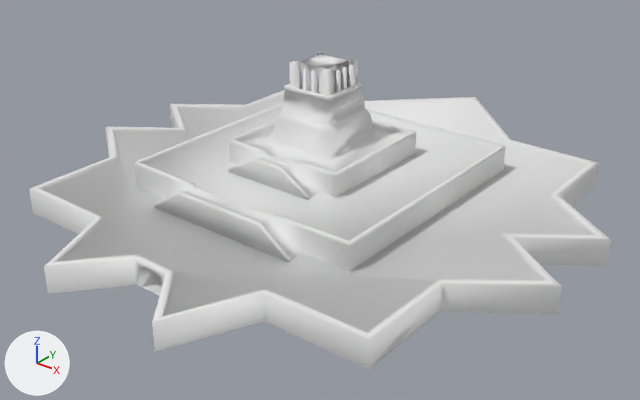
A saved change to the FBX model vongott/Assets/Mesh/Levels/awesome_island/awesome_island_statue.fbx.
Both versions are drawn from a 50 mm camera at (1.54, -1.842, 1.196) aimed at (0.043, 0.029, 0.036). Arrows for +X, +Y and +Z are at lower left; the lights stay in place.

Names of what the first picture shows: 'statue'.
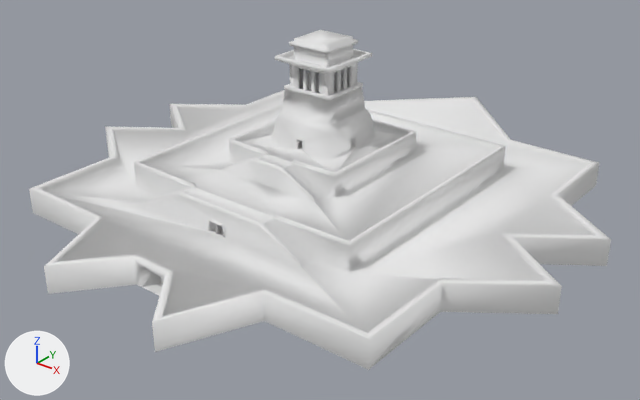
Commit message: more statue

Changed parts and their boxes [x1, y1, x2, y2] in the pictures (640 x 400 px):
'statue', reshaped (7% taller)
    before: [29, 52, 611, 370]
    after: [29, 30, 611, 370]
part 1 of me_statue, built on
    before: [134, 52, 503, 271]
    after: [46, 30, 407, 332]
part 2 of me_statue, deleted
    before: [105, 101, 588, 291]

The change, as a diff of the scene's bpy script:
```diff
--- a/vongott/Assets/Mesh/Levels/awesome_island/awesome_island_statue.fbx.py
+++ b/vongott/Assets/Mesh/Levels/awesome_island/awesome_island_statue.fbx.py
@@ me_statue @@
 # used by ob_statue; location = (0.0, 0.0, 0.0); rotation_euler = (0.0, 0.0, -3.142), in degrees (0, 0, -180); scale = (-1.29, -1.29, -1.29)
-me_statue.from_pydata(...)  # 584 vertices, 620 faces; spans x -0.657..0.657, y -0.595..0.796, z -0.34..0.0
+me_statue.from_pydata(...)  # 3632 vertices, 4647 faces; spans x -0.657..0.657, y -0.595..0.796, z -0.394..0.0
+# me_statue part 1: 8 vertices moved from x -0.193..0.193, y -0.278..0.116, z -0.34..-0.025 to x -0.224..0.224, y -0.278..0.116, z -0.332..-0.025; 64 vertices removed from x -0.193..0.193, y -0.278..0.386, z -0.34..0.0; 3115 vertices added at x -0.224..0.224, y -0.281..0.224, z -0.394..0.0
+# me_statue part 2: 3 vertices removed from x 0.0, y -0.464..-0.448, z -0.062..-0.054
```
